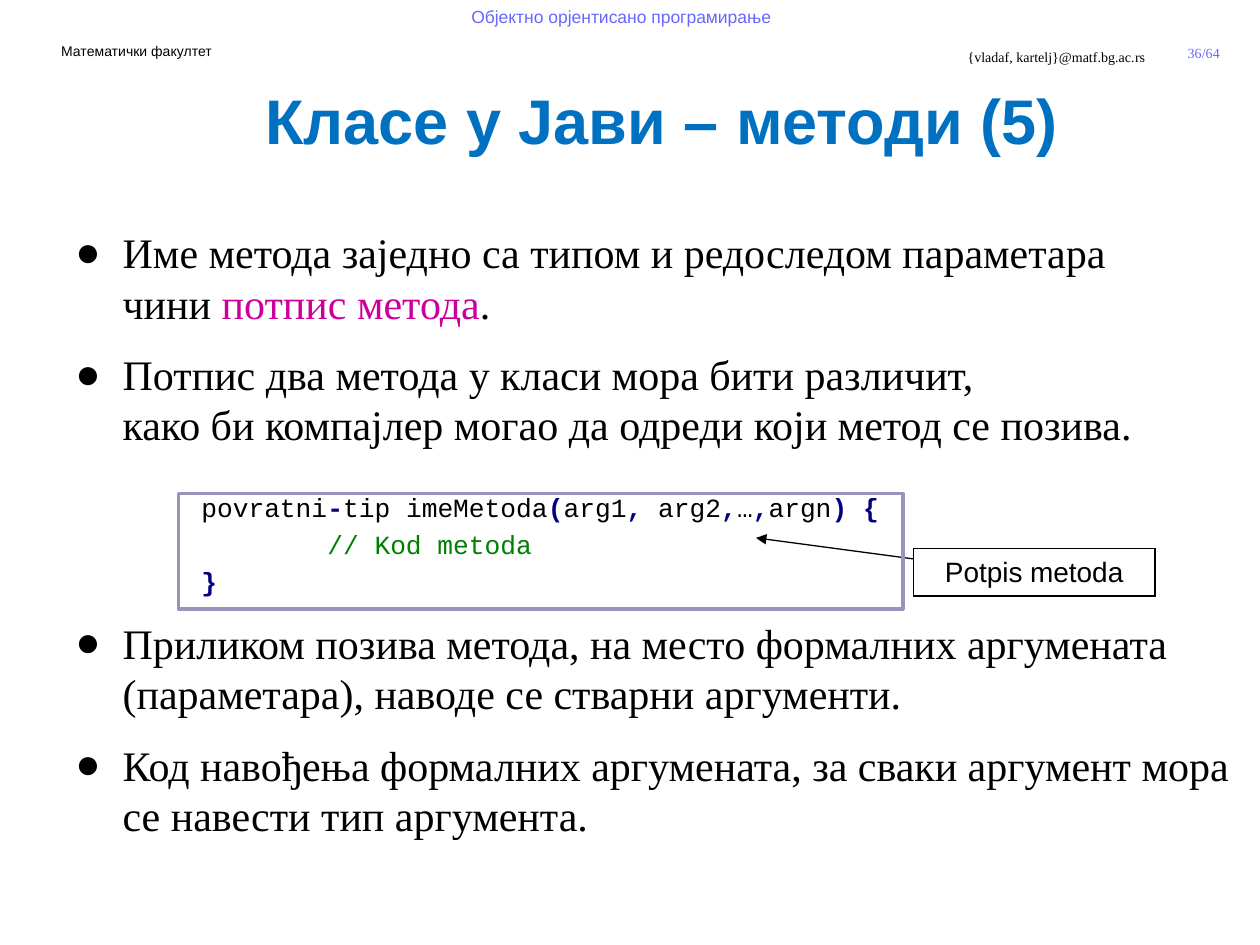
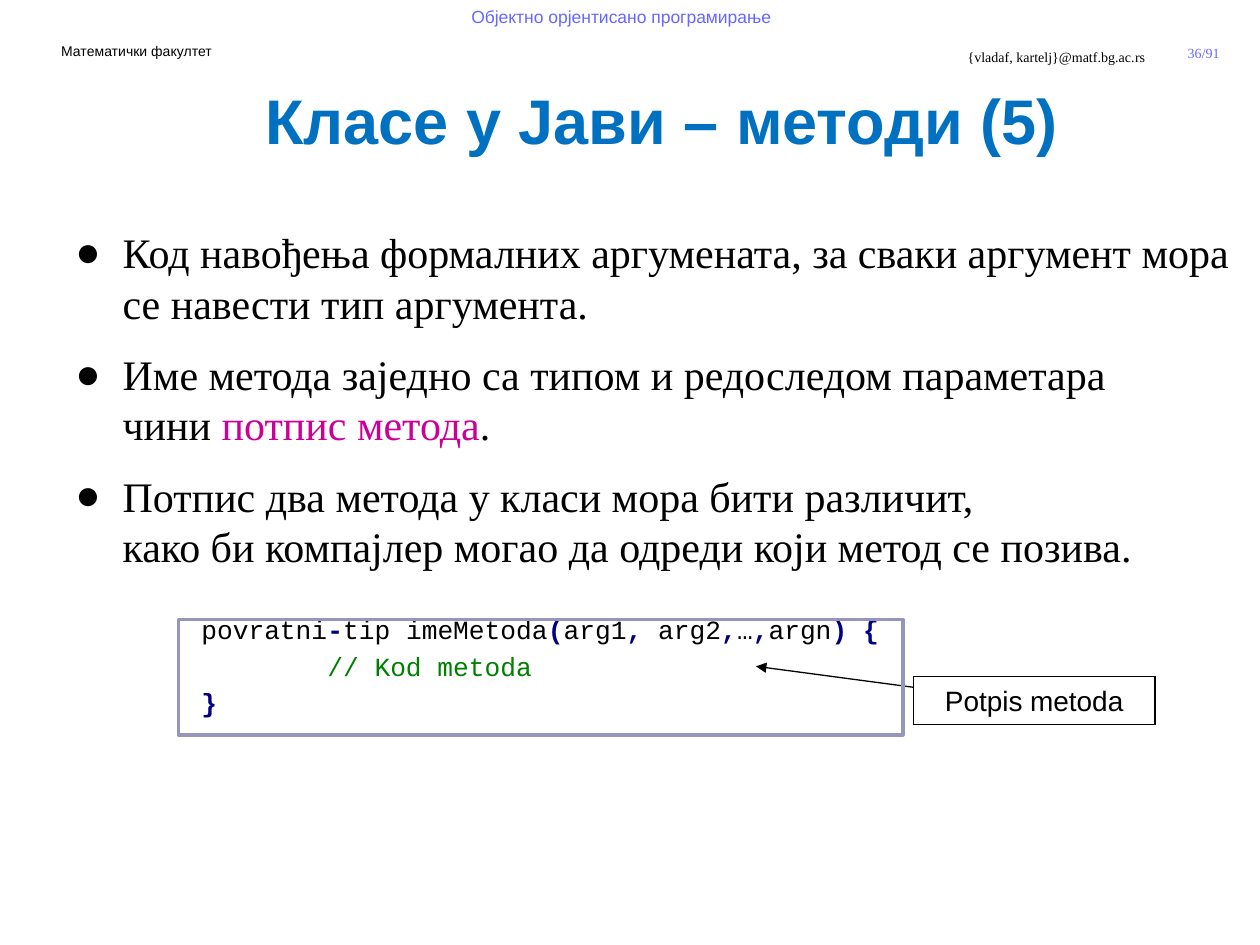
Before and after one commit to MatfOOP/OOP, a slide deck: slide 36 of predavanja/prezentacije/OOP09-Klase u Javi.pptx. Drawn at 1260x945 pixels with LibreOffice and Linux fonts; fonts in the diff are those of the drawing; background and template pictures are left out. Boxes give left, top, right and bottom in pixels: in the first picture for what was removed or moved away, otherwise in the second. Text is boxed around its words. In the diff, an @@ line names an element or a change of style, - is before the commit and + after.

```diff
--- a/predavanja/prezentacije/OOP09-Klase u Javi.pptx
+++ b/predavanja/prezentacije/OOP09-Klase u Javi.pptx
@@ page number at (1188, 49, 1220, 58): text changed @@
-36/64
+36/91
@@ text at (123, 239, 1229, 328): paragraph added @@
+● Код навођења формалних аргумената, за сваки аргумент мора се навести тип аргумента.
@@ rectangle: place and size @@
-rectangle at (179, 494, 903, 610)
+rectangle at (179, 620, 903, 736)
@@ text at (123, 630, 1229, 840): paragraphs removed @@
-● Приликом позива метода, на место формалних аргумената (параметара), наводе се стварни аргументи.
-● Код навођења формалних аргумената, за сваки аргумент мора се навести тип аргумента.
@@ arrow moved from (914, 559) - (756, 538) to (914, 687) - (756, 667) @@
@@ rectangle "Potpis metoda": place and size @@
-rectangle "Potpis metoda" at (914, 548, 1155, 596)
+rectangle "Potpis metoda" at (914, 677, 1155, 724)
```
Also in this commit, not shown: 25 other slides changed, 27 slides added, 4 other files.
